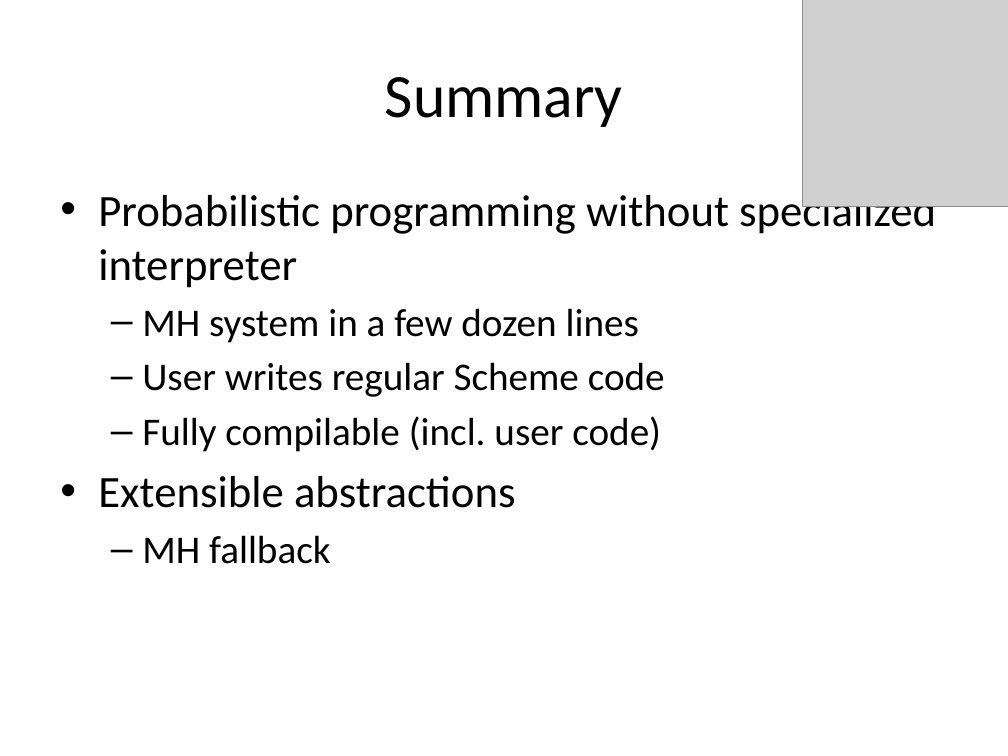
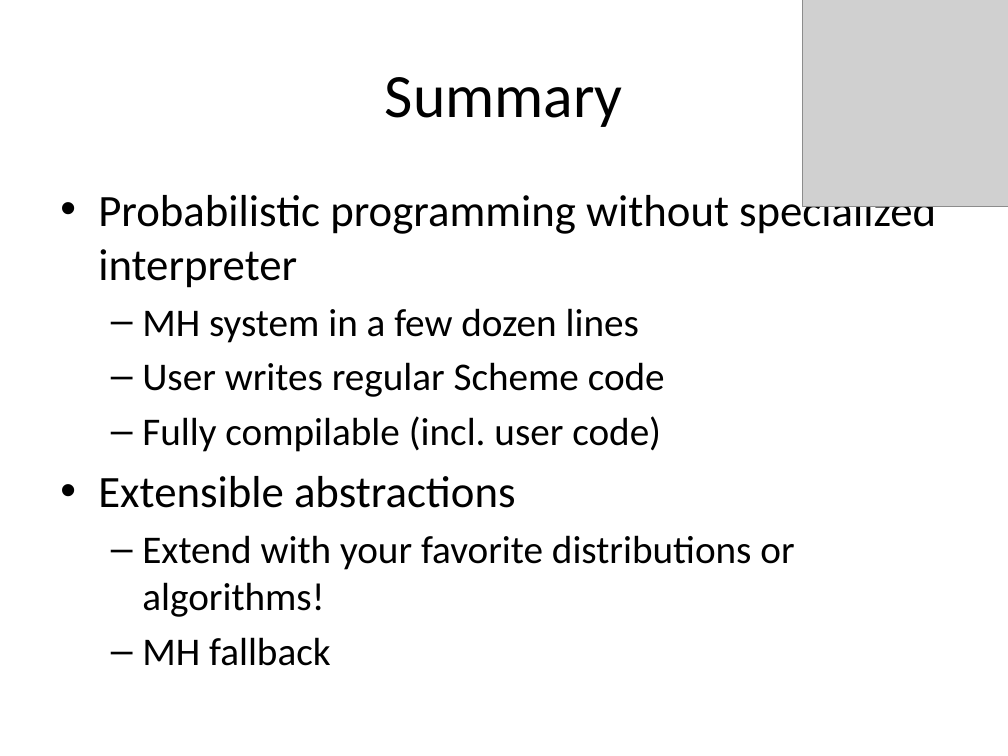
Before and after one commit to mattjj/probprog, a slide deck: slide 11 of SussmanCourse.ProbProgPresentation.pptx. Drawn at 1008x756 pixels with LibreOffice and Linux fonts; fonts in the diff are those of the drawing; grey boxes stand for pictures. Boxes give left, top, right and bottom in pixels: in the first picture for what was removed or moved away, otherwise in the second. Text is boxed around its words. In the diff, an @@ line names an element or a change of style, - is before the commit and + after.

Commit message:
adjusted summary

```diff
--- a/SussmanCourse.ProbProgPresentation.pptx
+++ b/SussmanCourse.ProbProgPresentation.pptx
@@ text at (142,535,794,617): paragraph added @@
+  – Extend with your favorite distributions or algorithms!
```
